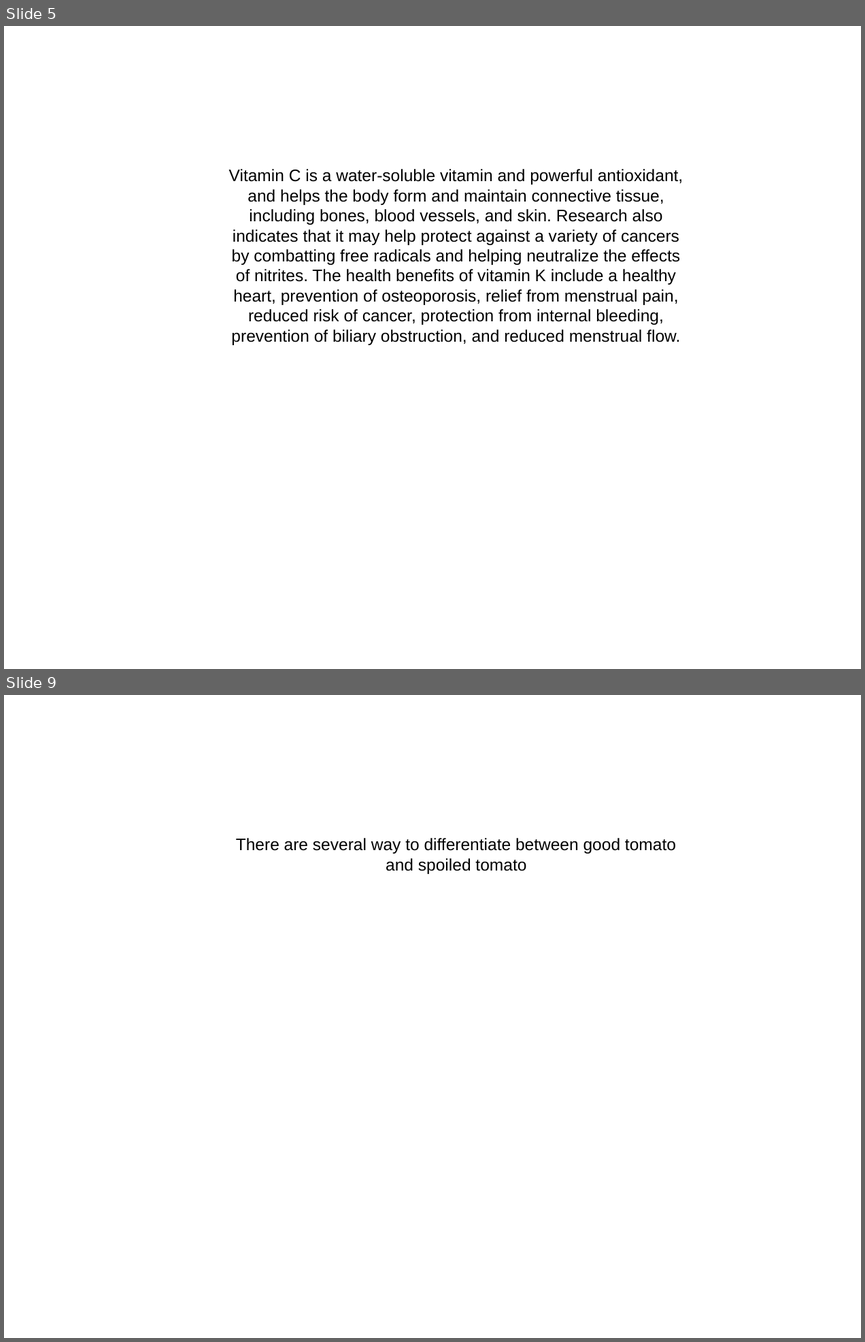
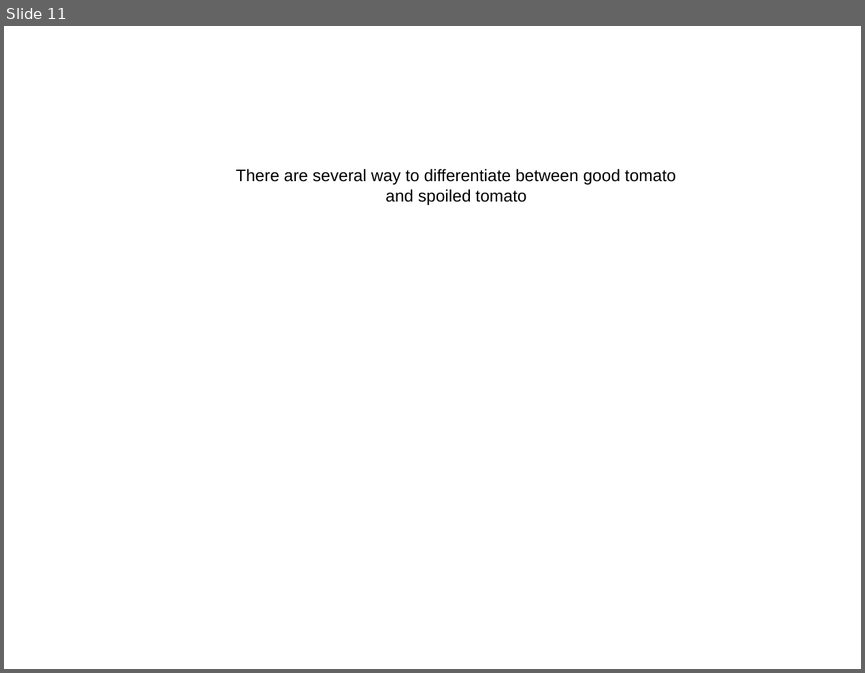
Before and after one commit to PikKACHUU/AutoGenerateArgumentation, a slide deck: slideshow.pptx. Shown one above the other, each under a label of ours: slides 5 and 9 before the commit, slide 11 after it; the slides between them are not shown. The pictures are 865x1342 and 865x673 pixels, drawn with LibreOffice and Linux fonts; fonts in the diff are those of the drawing. Boxes give left, top, right and bottom in pixels: in the first picture for what was removed or moved away, otherwise in the second. Text is boxed around its words. In the diff, an @@ line names an element or a change of style, - is before the commit and + after.

```diff
--- a/slideshow.pptx
+++ b/slideshow.pptx
@@ slide 5 removed at (4, 26, 861, 669), background #FFFFFF @@
@@ text removed at (229, 169, 683, 345) @@
-Vitamin C is a water-soluble vitamin and powerful antioxidant, and helps the body form and maintain connective tissue, including bones, blood vessels, and skin. Research also indicates that it may help protect against a variety of cancers by combatting free radicals and helping neutralize the effects of nitrites. The health benefits of vitamin K include a healthy heart, prevention of osteoporosis, relief from menstrual pain, reduced risk of cancer, protection from internal bleeding, prevention of biliary obstruction, and reduced menstrual flow.
@@ what was slide 9 is now slide 11 @@
```
Also in this commit, not shown: 1 slide changed, 8 slides added, 5 other slides removed, 7 other files.
